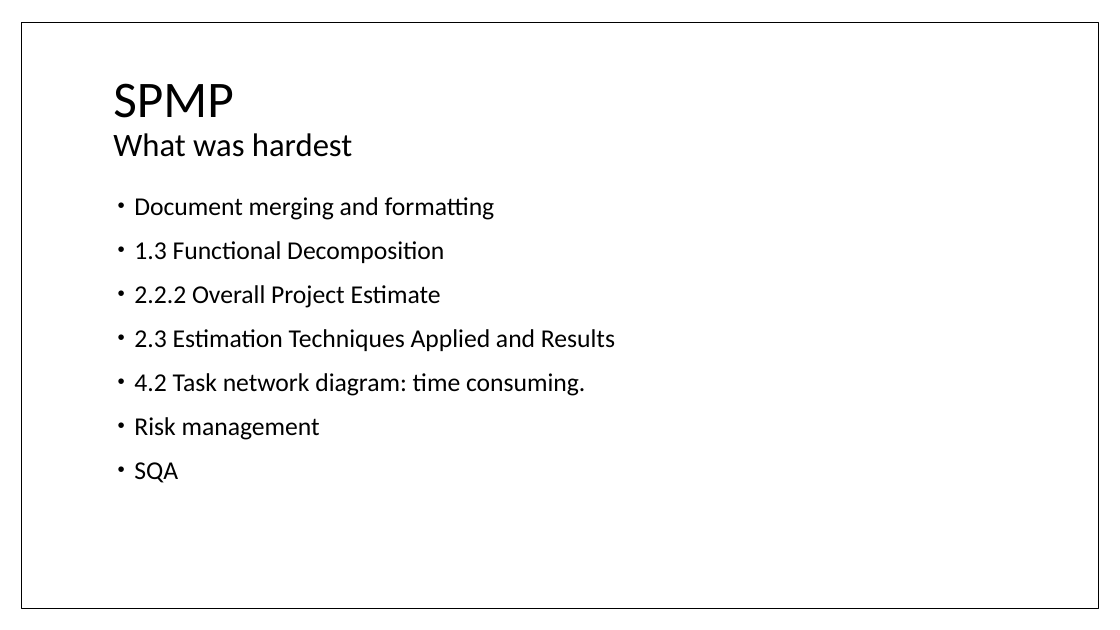
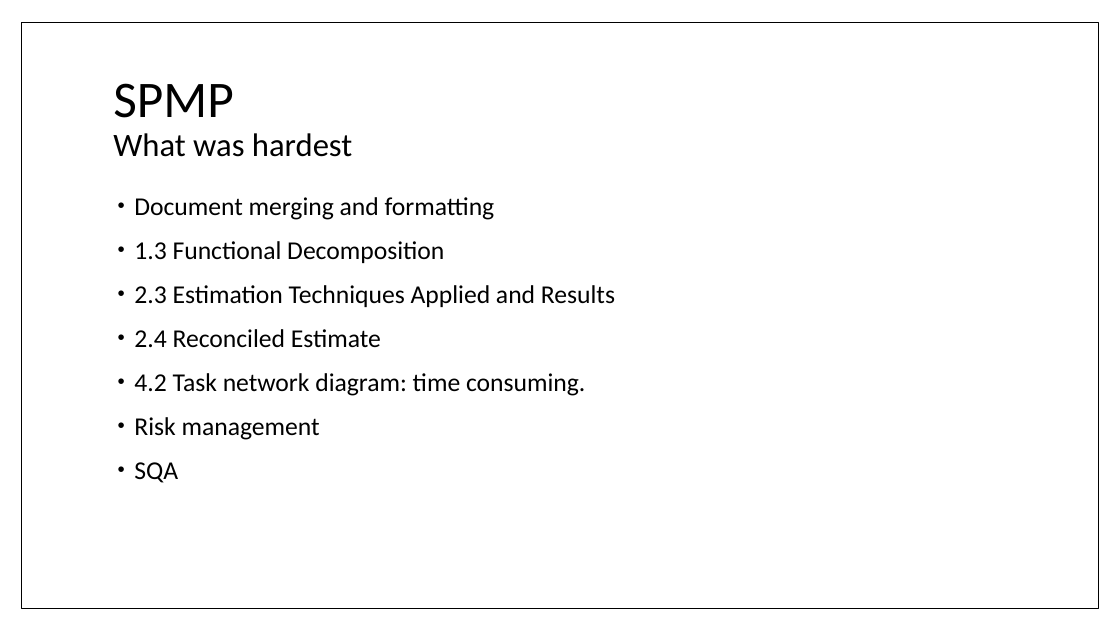
Before and after one commit to umdfeynman/umdfeynman, a slide deck: slide 16 of Work_In_Progress/CS/SPMP_Presentation.pptx. Drawn at 1120x630 pixels with LibreOffice and Linux fonts; fonts in the diff are those of the drawing. Boxes give left, top, right and bottom in pixels: in the first picture for what was removed or moved away, otherwise in the second. Text is boxed around its words. In the diff, an @@ line names an element or a change of style, - is before the commit and + after.

Commit message:
SPMP_Presentation

```diff
--- a/Work_In_Progress/CS/SPMP_Presentation.pptx
+++ b/Work_In_Progress/CS/SPMP_Presentation.pptx
@@ text at bbox=[134, 285, 441, 308]: paragraph removed @@
-• 2.2.2 Overall Project Estimate
@@ text at bbox=[134, 329, 381, 347]: paragraph added @@
+• 2.4 Reconciled Estimate
```
Also in this commit, not shown: 10 other slides changed, 1 slide added, 1 slide removed.
